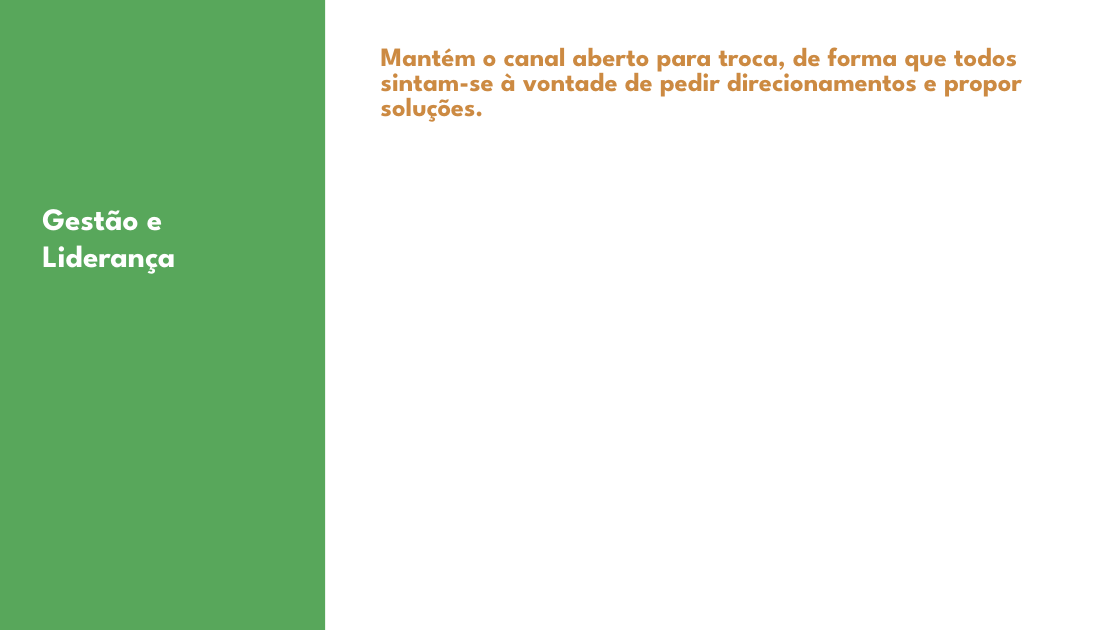
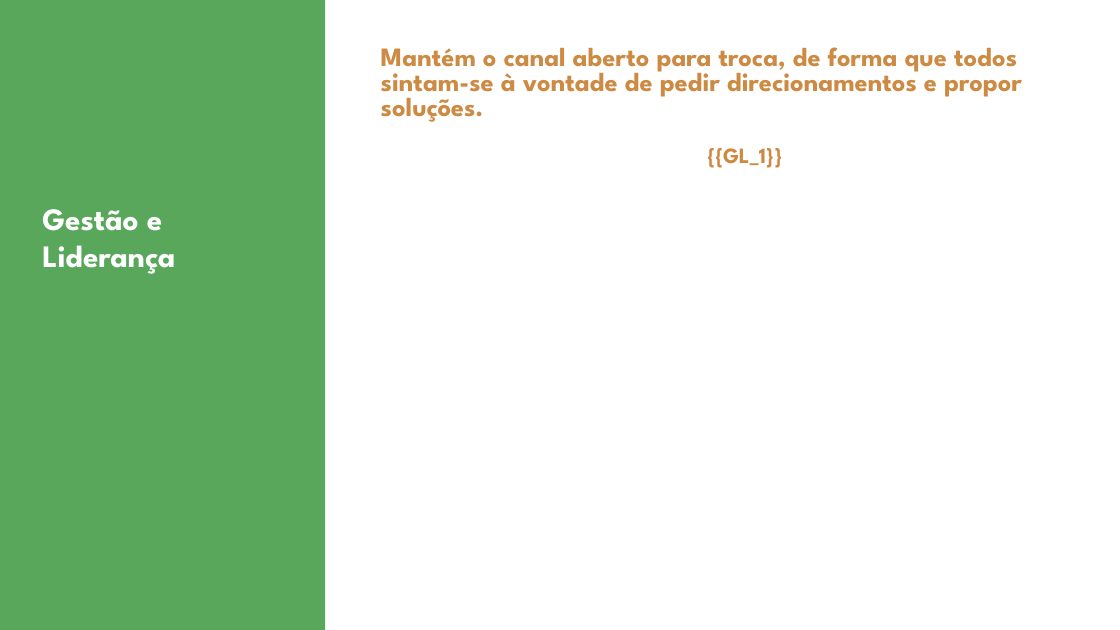
Before and after one commit to hugobovareto/Avaliacao-de-Desempenho-2025, a slide deck: slide 9 of templates/[GARN] Modelo de apresentação de slides.pptx. Drawn at 1120x630 pixels with LibreOffice and Linux fonts; fonts in the diff are those of the drawing; background and template pictures are left out. Boxes give left, top, right and bottom in pixels: in the first picture for what was removed or moved away, otherwise in the second. Text is boxed around its words. In the diff, an @@ line names an element or a change of style, - is before the commit and + after.

```diff
--- a/templates/[GARN] Modelo de apresentação de slides.pptx
+++ b/templates/[GARN] Modelo de apresentação de slides.pptx
@@ text added at <box>707,148,782,168</box>, 14 pt, text #CC8A42, bold @@
+{{GL_1}}
```
Also in this commit, not shown: 27 other slides changed, 4 other files.
